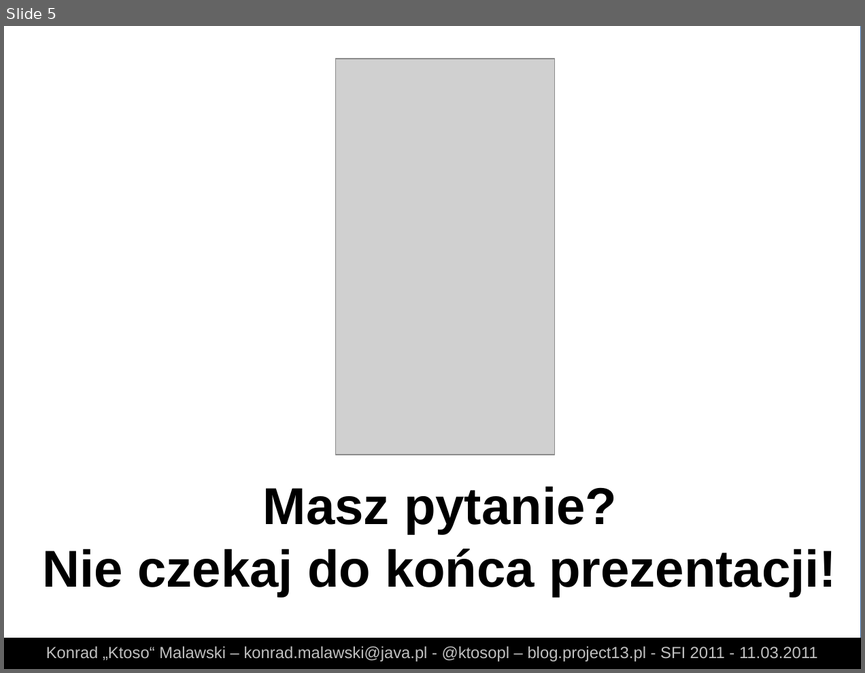
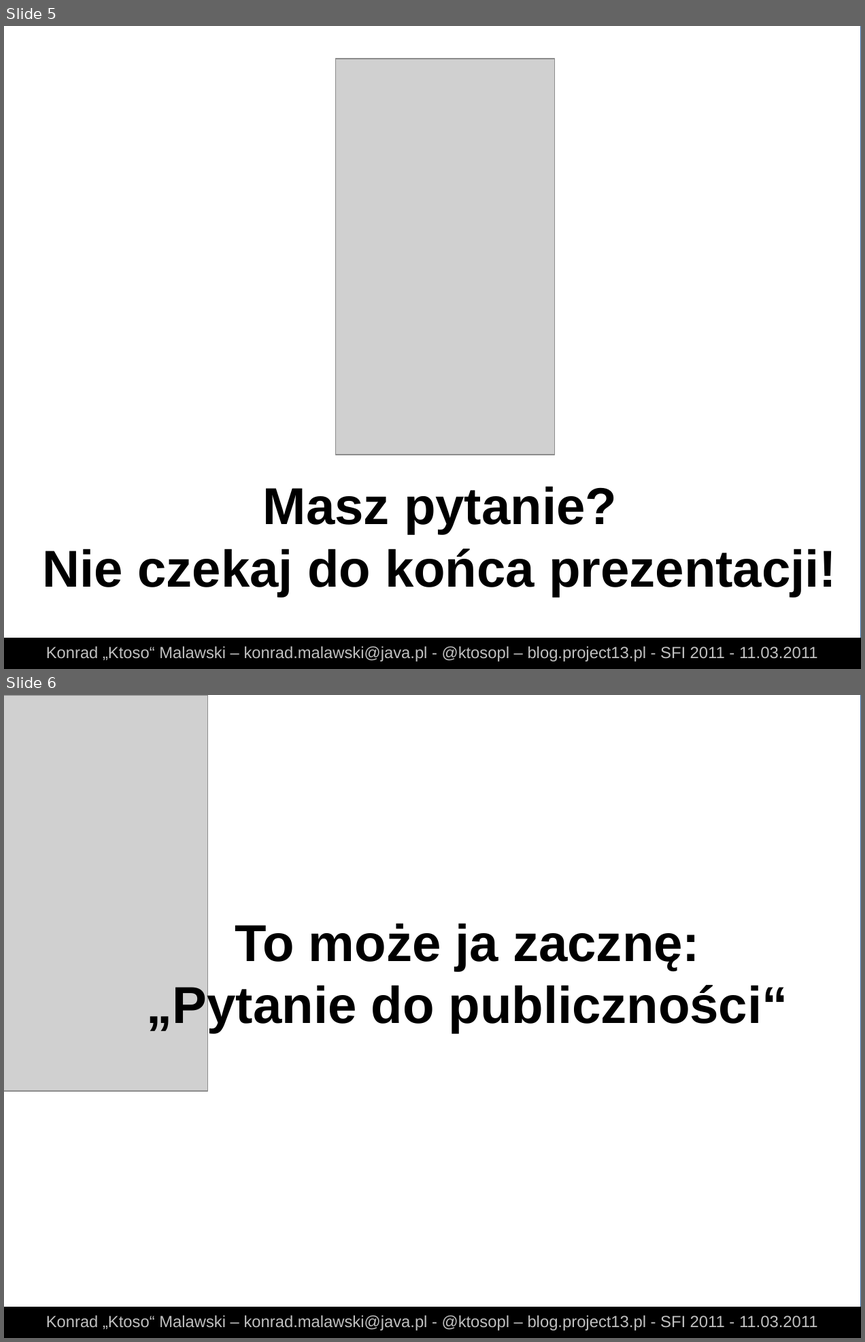
Before and after one commit to ktoso/git-presentation, a slide deck: slides.odp. Shown one above the other, each under a label of ours: slide 5 before the commit, slides 5 and 6 after it. The pictures are 865x673 and 865x1342 pixels, drawn with LibreOffice and Linux fonts; fonts in the diff are those of the drawing; grey boxes stand for pictures. Boxes give left, top, right and bottom in pixels: in the first picture for what was removed or moved away, otherwise in the second. Text is boxed around its words. In the diff, an @@ line names an element or a change of style, - is before the commit and + after.

```diff
--- a/slides.odp
+++ b/slides.odp
@@ slide 6 added at <box>4,695,861,1338</box>, background #FFFFFF; not listed: 1 template element that a slide beside it also shows @@
@@ picture added at <box>4,695,208,1091</box> @@
@@ text added at <box>147,923,788,1033</box>, 48 pt, text #000000, bold @@
+To może ja zacznę:
+„Pytanie do publiczności“
@@ rectangle added at <box>4,1307,861,1337</box>, fill #000000, outline #000000 0 pt @@
@@ text added at <box>46,1314,818,1330</box>, 15 pt, text #C0C0C0 @@
+Konrad „Ktoso“ Malawski – konrad.malawski@java.pl - @ktosopl – blog.project13.pl - SFI 2011 - 11.03.2011
```
Also in this commit, not shown: 5 slides changed, 2 other slides added, 22 other files.
